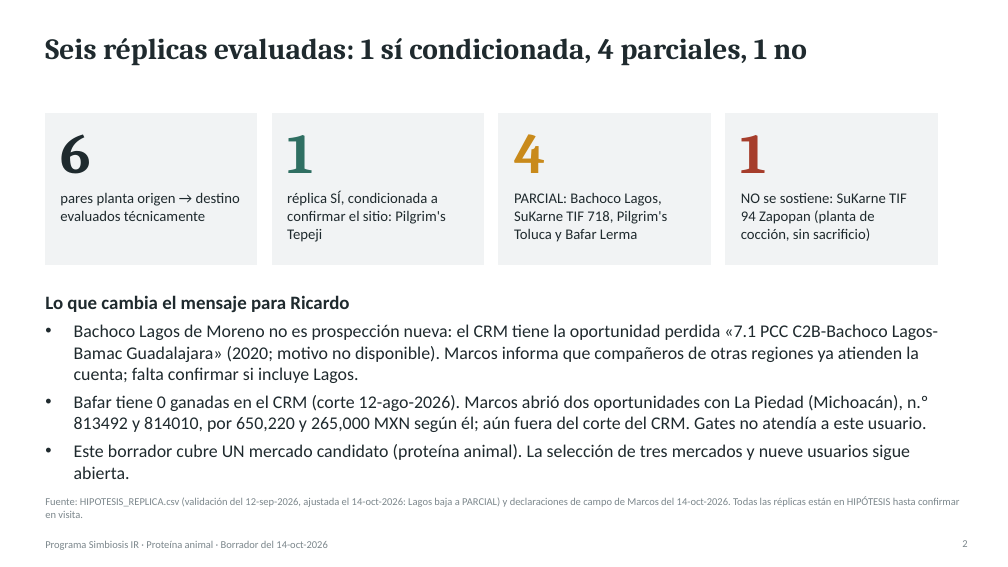
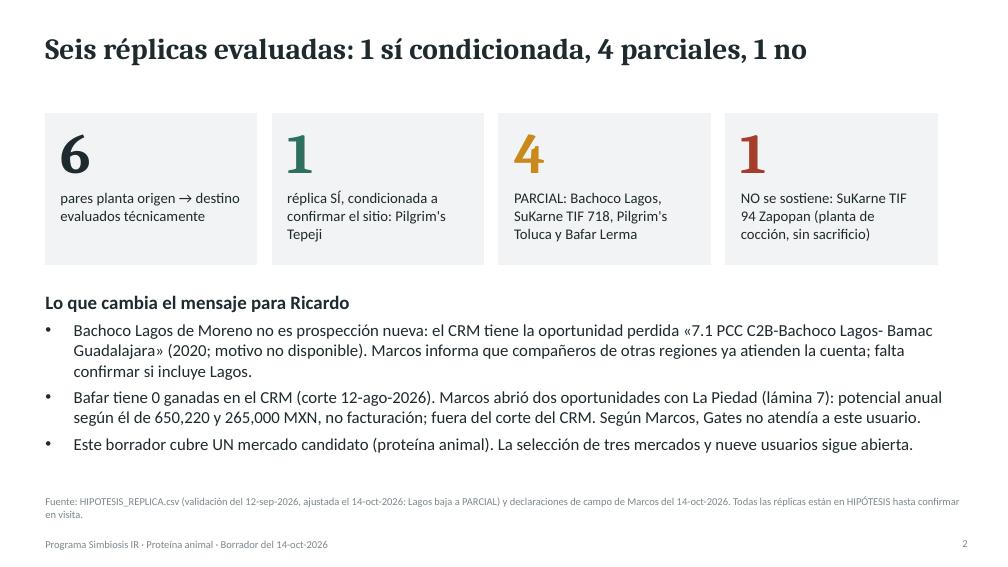
Before and after one commit to Marckqalex/Simbiosis-IR, a slide deck: slide 2 of entregables/Simbiosis_IR_Proteina_Animal_Entregable1.pptx. Drawn at 1008x567 pixels with LibreOffice and Linux fonts; fonts in the diff are those of the drawing. Boxes give left, top, right and bottom in pixels: in the first picture for what was removed or moved away, otherwise in the second. Text is boxed around its words. In the diff, an @@ line names an element or a change of style, - is before the commit and + after.

```diff
--- a/entregables/Simbiosis_IR_Proteina_Animal_Entregable1.pptx
+++ b/entregables/Simbiosis_IR_Proteina_Animal_Entregable1.pptx
@@ text at box(74, 324, 933, 453): size 17 to 16 pt in "Bachoco Lagos de Moreno no es prospección ...", "Este borrador cubre UN mercado candidato (proteína ..." @@
@@ text at box(74, 391, 942, 426): text changed; size 17 to 16 pt @@
-• Bafar tiene 0 ganadas en el CRM (corte 12-ago-2026). Marcos abrió dos oportunidades con La Piedad (Michoacán), n.º 813492 y 814010, por 650,220 y 265,000 MXN según él; aún fuera del corte del CRM. Gates no atendía a este usuario.
+• Bafar tiene 0 ganadas en el CRM (corte 12-ago-2026). Marcos abrió dos oportunidades con La Piedad (lámina 7): potencial anual según él de 650,220 y 265,000 MXN, no facturación; fuera del corte del CRM. Según Marcos, Gates no atendía a este usuario.
```
Also in this commit, not shown: 4 other slides changed, 2 other files.
